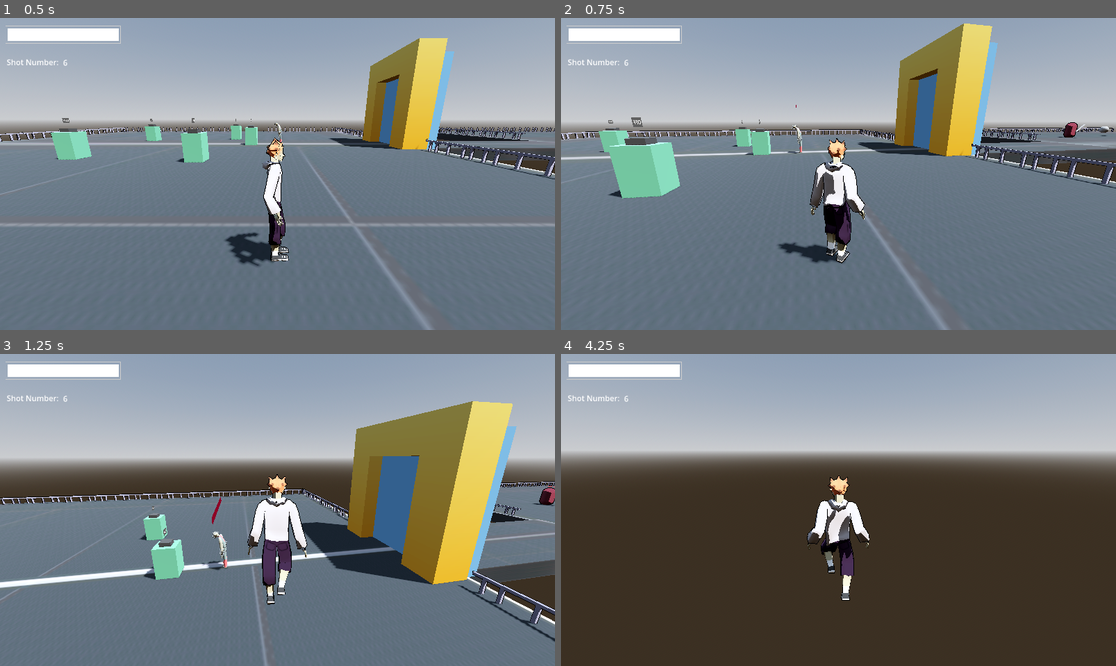
Above: before the commit, frames 1-4 (two rows, left to right).
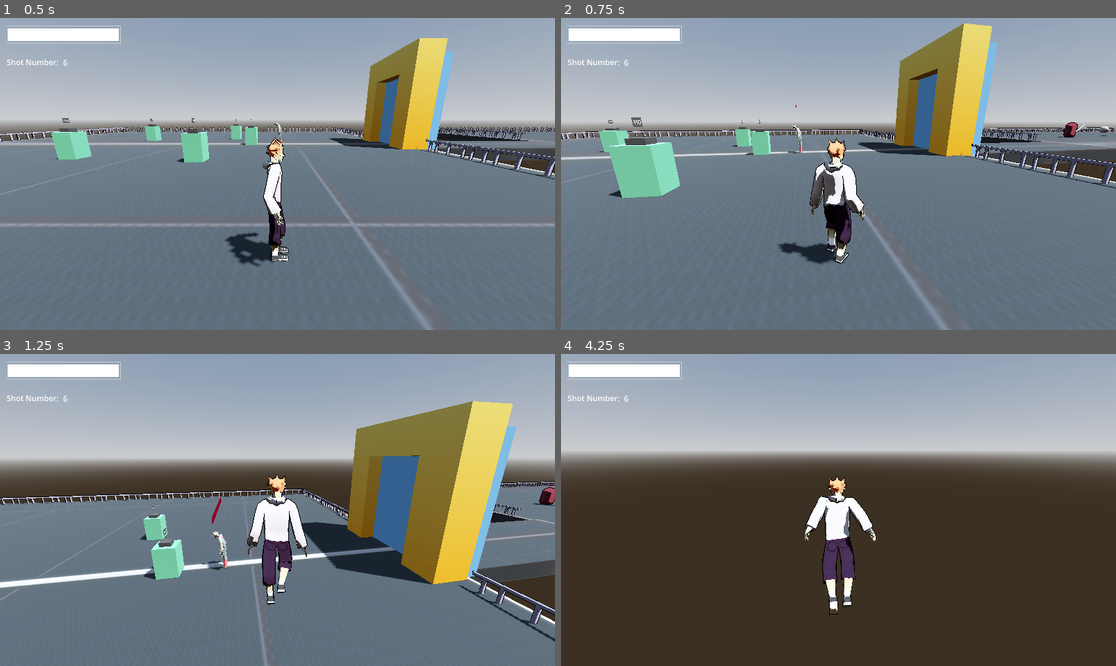
Above: after the commit, the same moments.

Repository: yashGhela/blame
Game: Godot game, scene res://levels/lab.tscn
The game is run twice, just before and just after one commit, with the same random seed, the same clock (stepped at 60 frames per second) and the same inputs. The project has no main scene, so this scene is started directly.
Inputs (mouse positions are in pixels of both pictures, inside the frame that each line leads up to):
- Up to frame 1 (0.5 s): no input
- Up to frame 2 (0.75 s): tap Enter at 0.5 s; move the mouse to (866, 174) at 0.52 s; hold W (forward) from 0.53 s (still down); right-click (866, 174) at 0.6 s
- Up to frame 3 (1.25 s): keep holding W (forward); tap Space (jump) at 0.77, 1.07 s; click (305, 510) at 0.8 s
- Up to frame 4 (4.25 s): keep holding W (forward); move the mouse to (810, 510) at 1.27 s; click (810, 510) at 1.35 s; tap Space (jump) at 1.52, 1.82, 3.02, 3.05, 3.32, 3.5, 3.6, 3.77, 4.07 s; tap Shift (run) at 1.55, 2.1 s; move the mouse to (849, 503) at 2.02 s; tap Q (snap) at 2.3, 2.85 s; move the mouse to (832, 516) at 2.77 s; move the mouse to (877, 513) at 3.52 s; right-click (877, 513) at 3.8 s

Frame 1 is identical in both runs. In frame 2, 0.6% of the frame differs, in the area x 39-55%, y 38-79%; in frame 3, 0.3%; in frame 4, 1.8%, in the area x 43-57%, y 38-84%.

Commit message:
fixing freezes in releases

Diff:
--- a/scripts/playerthirdpers.gd
+++ b/scripts/playerthirdpers.gd
@@ -94,6 +94,7 @@
 	Input.mouse_mode = Input.MOUSE_MODE_CAPTURED
 	Signalbus.connect("talking",Callable(self,"on_talking_activated"))
 	Signalbus.connect("talkingended",Callable(self,"on_talking_ended"))
+
 
 #func on_talking_ended():
 	#var tween = create_tween()
@@ -131,37 +132,14 @@
 
 	if Input.is_action_just_pressed("hit"):
 
-		is_attacking=true
-
-		#var camera_forward = -camera_3d.global_transform.basis.z
-		#camera_forward.y = 0
-		#camera_forward = camera_forward.normalized()
-		#
-		## Rotate body toward camera
-		#var target_y = atan2(
-			#camera_forward.x,
-			#camera_forward.z
-		#)
-		#
-		#body.rotation.y = target_y
-
-		hitcounter+=1
+		is_attacking = true
+		hitcounter += 1
+		if hitcounter > 3:
+			hitcounter = 1
 		match hitcounter:
-			1:
-				play_action("uppercut")
-				SPEED=10.0
-			2:
-				play_action("downstrike")
-				SPEED=11.0
-			3:
-				play_action("downstrikerev")
-				SPEED= 12.0
-
-		hand_1_col.disabled=false
-		hand_2_col.disabled=false
-
-		if hitcounter>3:
-			hitcounter=0
+			1: play_action("uppercut"); SPEED = 10.0
+			2: play_action("downstrike"); SPEED = 11.0
+			3: play_action("downstrikerev"); SPEED = 12.0
 
 	if Input.is_action_just_pressed("snap"):
 		if is_snapping:
@@ -481,16 +459,18 @@
 	await tween.finished
 
 	# Make sure we don't continue if something interrupted the snap
-	if not is_snapping:
-		return
-
-	velocity = Vector3.ZERO
-
-	# Play attack
-	basicanims.play("hit_three")
+	is_attacking = true
+	play_action("uppercut")
+	await get_tree().create_timer(0.4).timeout   # roughly the length of the strike
+
+	is_snapping = false        # always released, no signals needed
+	snap_target = null
 
 	await get_tree().create_timer(SNAP_COOLDOWN).timeout
 	snap_cooldown = false
+
+
+
 
 func snap():
 	snap_target = enemy_detector.get_furthest_enemy_in_range()
@@ -535,17 +515,19 @@
 	play_action("dash")
 	await tween.finished
 
-	# Make sure we don't continue if something interrupted the snap
-	if not is_snapping:
-		return
-
-	velocity = Vector3.ZERO
-
-	# Play attack
-	basicanims.play("hit_one")
+	is_attacking = true
+	play_action("uppercut")
+	await get_tree().create_timer(0.4).timeout   # roughly the length of the strike
+
+	is_snapping = false        # always released, no signals needed
+	snap_target = null
 
 	await get_tree().create_timer(SNAP_COOLDOWN).timeout
 	snap_cooldown = false
+
+
+
+
 
 
 
@@ -617,18 +599,22 @@
 
 func play_action(anim: StringName) -> void:
 	action_locked = true
+	animation_player.speed_scale=1.5
 	animation_player.play(anim)
 
 func play_locomotion(anim: StringName) -> void:
+	if action_locked and not animation_player.is_playing():
+		action_locked = false
 	if action_locked or is_attacking or not is_on_floor():
 		return
+	animation_player.speed_scale = 1.0
 	if animation_player.current_animation != anim:
 		animation_player.play(anim)
-
 
 func _on_animation_player_animation_finished(anim_name: StringName) -> void:
 	if anim_name in ["jump", "phasejump", "dash", "kickshot", "uppercut", "downstrike", "downstrikerev"]:
 		action_locked = false
+		animation_player.speed_scale=1
 
 	if anim_name=="uppercut" or anim_name=="downstrike" or anim_name=="downstrikerev":
 		hand_1_col.disabled=true
@@ -638,3 +624,5 @@
 		if is_snapping:
 			is_snapping = false
 			snap_target = null
+		action_locked = false
+		animation_player.speed_scale=1
Not shown, added: gameplay-elements/playerthirdpers.tscn525600764.tmp
